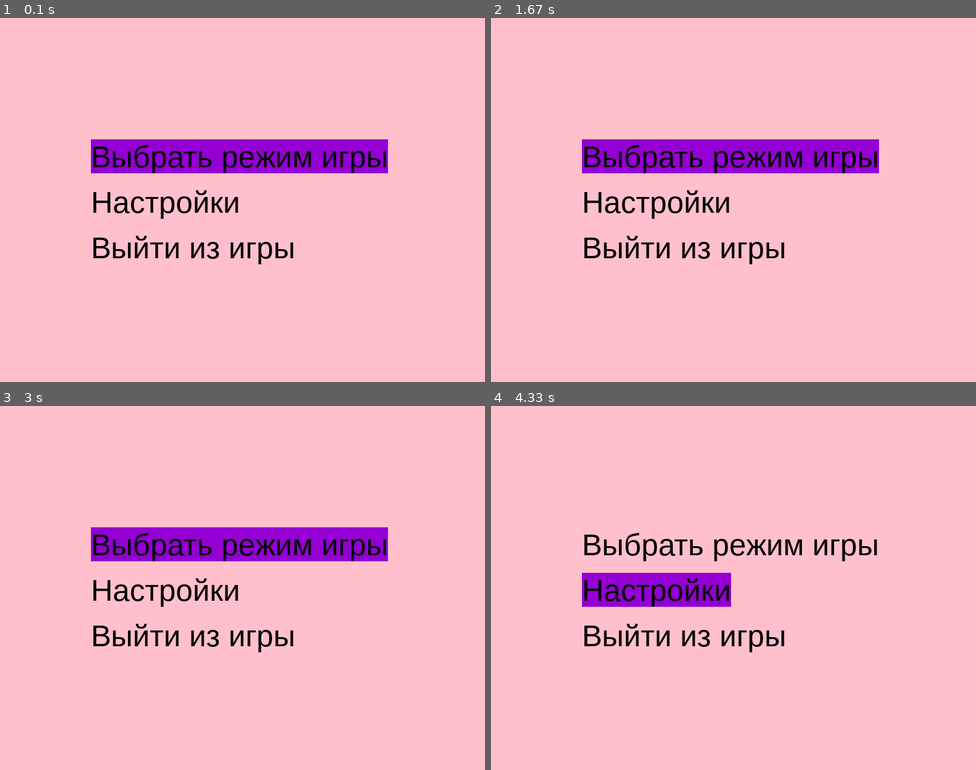
Above: before the commit, frames 1-4 (two rows, left to right).
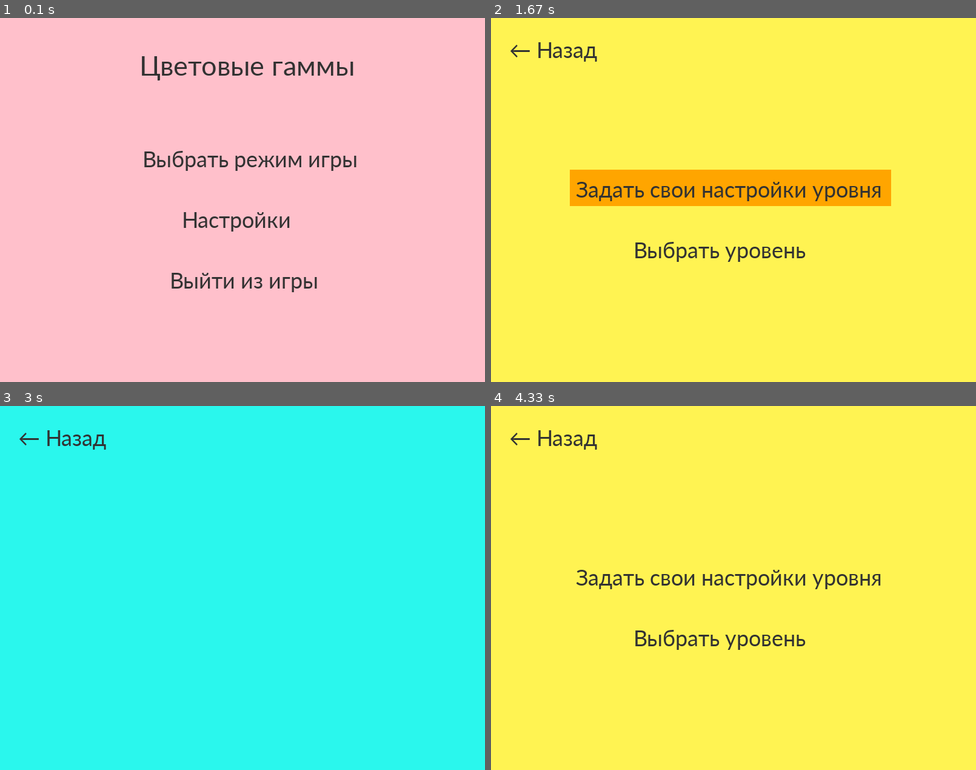
Above: after the commit, the same moments.

Repository: Angelina-ainel/PyGame-Project
Game: pygame game, started from menu.py
Same seed, same stepped clock (60 frames per second), same inputs: the game is played once before the commit and once after it.
Inputs (mouse positions are in pixels of both pictures, inside the frame that each line leads up to):
- Up to frame 1 (0.1 s): no input
- Up to frame 2 (1.67 s): press the mouse at (743, 156) at 0.37 s; move the mouse to (757, 134) at 0.47 s; release the mouse at (777, 112) at 0.6 s; press the mouse at (558, 47) at 0.7 s; move the mouse to (665, 109) at 0.8 s; release the mouse at (767, 170) at 0.93 s; tap Enter at 1 s; tap Space at 1.33 s
- Up to frame 3 (3 s): tap Space at 1.67 s; tap W at 2 s; press the mouse at (67, 435) at 2.37 s; move the mouse to (111, 453) at 2.47 s; release the mouse at (155, 471) at 2.6 s; press the mouse at (237, 606) at 2.7 s; move the mouse to (242, 664) at 2.8 s; release the mouse at (247, 722) at 2.93 s
- Up to frame 4 (4.33 s): press the mouse at (558, 435) at 3.03 s; move the mouse to (738, 446) at 3.13 s; release the mouse at (917, 453) at 3.27 s; press the mouse at (743, 544) at 3.37 s; move the mouse to (685, 533) at 3.47 s; release the mouse at (626, 522) at 3.6 s; hold Up 3.67-3.97 s; hold Down 4-4.3 s

The runs differ from the first frame. In frame 1, 8.7% of the frame differs, in the area x 18-80%, y 10-76%; in frame 2, 100%; in frame 3, 100%, in the area x 0-100%, y 0-100%; in frame 4, 100%.

Commit message:
a new way to create buttons, working main menu, working way to switch scenes (but not optimized)

Diff:
--- a/menu.py
+++ b/menu.py
@@ -2,35 +2,47 @@
 import pygame
 
 pygame.init()
-size = (800, 600)
+size = width, height = 800, 600
 screen = pygame.display.set_mode(size)
 
-p_font = pygame.font.SysFont('arial', 50)
+t_font = pygame.font.SysFont('calibri', 50)
+
+current_scene = None
 
 
-class Menu:
-    def __init__(self):
-        self.option_surfaces = []
-        self.callbacks = []
-        self.option_index = 0
+def switch_scene(scene):
+    global current_scene
+    current_scene = scene
 
-    def append_option(self, option, callback):
-        self.option_surfaces.append(p_font.render(option, True, 'black'))
-        self.callbacks.append(callback)
 
-    def switch(self, direction):
-        self.option_index = max(0, min(self.option_index + direction, len(self.option_surfaces) - 1))
+def print_text(text, x, y, font_color=(50, 50, 50), font_type='calibri', font_size=40):
+    font_type = pygame.font.SysFont(font_type, font_size)
+    button_text = font_type.render(text, True, font_color)
+    screen.blit(button_text, (x, y))
 
-    def select(self):
-        self.callbacks[self.option_index]()
 
-    def draw(self, surface, x, y, option_margins):
-        for i, opt in enumerate(self.option_surfaces):
-            option_rect = opt.get_rect()
-            option_rect.topleft = (x, y + i * option_margins)
-            if i == self.option_index:
-                pygame.draw.rect(surface, (148, 0, 211), option_rect)
-            surface.blit(opt, option_rect)
+class Button:
+    def __init__(self, width, height, inactive_color=(255, 192, 203), active_color=(255, 82, 108)):
+        self.width = width
+        self.height = height
+        self.inactive_color = inactive_color
+        self.active_color = active_color
+
+    def draw(self, x, y, text, action=None, font_size=40):
+        mouse = pygame.mouse.get_pos()
+        click = pygame.mouse.get_pressed()
+
+        if x < mouse[0] < x + self.width and y < mouse[1] < y + self.height:
+            pygame.draw.rect(screen, self.active_color, (x, y, self.width, self.height))
+
+            if click[0] == 1:  # здесь будет звук нажатия кнопки
+                if action is not None:
+                    action()
+
+        else:
+            pygame.draw.rect(screen, self.inactive_color, (x, y, self.width, self.height))
+
+        print_text(text, x + 10, y + 10, font_size=font_size)
 
 
 def terminate():
@@ -38,23 +50,73 @@
     sys.exit()
 
 
-menu = Menu()
-menu.append_option('Выбрать режим игры', lambda: print('Выбрать режим игры'))
-menu.append_option('Настройки', lambda: print('В разработке'))
-menu.append_option('Выйти из игры', terminate)
+def menu():
+    global t_font
+    select_button = Button(375, 60)
+    option_button = Button(205, 60)
+    quit_button = Button(265, 60)
 
-while True:
-    for event in pygame.event.get():
-        if event.type == pygame.QUIT:
-            terminate()
-        elif event.type == pygame.KEYDOWN:
-            if event.key == pygame.K_w or event.key == pygame.K_UP:
-                menu.switch(-1)
-            elif event.key == pygame.K_s or event.key == pygame.K_DOWN:
-                menu.switch(1)
-            elif event.key == pygame.K_SPACE or event.key == pygame.K_RETURN:
-                menu.select()
+    run = True
+    while run:
 
-    screen.fill((255, 192, 203))
-    menu.draw(screen, 150, 200, 75)
-    pygame.display.flip()
+        events = pygame.event.get()
+        for event in events:
+            if event.type == pygame.QUIT:
+                terminate()
+                switch_scene(None)
+
+        screen.fill((255, 192, 203))
+
+        text_surface = t_font.render("Цветовые гаммы", True, (50, 50, 50))
+        select_button.draw(225, 200, 'Выбрать режим игры', select_menu)
+        option_button.draw(290, 300, 'Настройки', options)
+        quit_button.draw(270, 400, 'Выйти из игры', terminate)
+
+        screen.blit(text_surface, (230, 50))
+
+        pygame.display.flip()
+
+
+def select_menu():
+    global t_font
+    user_options = Button(530, 60, (255, 243, 82), (255, 165, 0))
+    off_levels = Button(310, 60, (255, 243, 82), (255, 165, 0))
+    back = Button(180, 60, (255, 243, 82), (255, 165, 0))
+
+    while True:
+        events = pygame.event.get()
+        for event in events:
+            if event.type == pygame.QUIT:
+                terminate()
+                switch_scene(None)
+
+        screen.fill((255, 243, 82))
+
+        user_options.draw(130, 250, 'Задать свои настройки уровня')
+        off_levels.draw(225, 350, 'Выбрать уровень')
+        back.draw(20, 20, '← Назад', menu)
+
+        pygame.display.flip()
+
+
+def options():
+    global t_font
+    back = Button(180, 60, (42, 247, 237), (0, 150, 255))
+
+    while True:
+        events = pygame.event.get()
+        for event in events:
+            if event.type == pygame.QUIT:
+                terminate()
+                switch_scene(None)
+
+        screen.fill((42, 247, 237))
+
+        back.draw(20, 20, '← Назад', menu)
+
+        pygame.display.flip()
+
+
+switch_scene(menu)
+while current_scene is not None:
+    current_scene()
